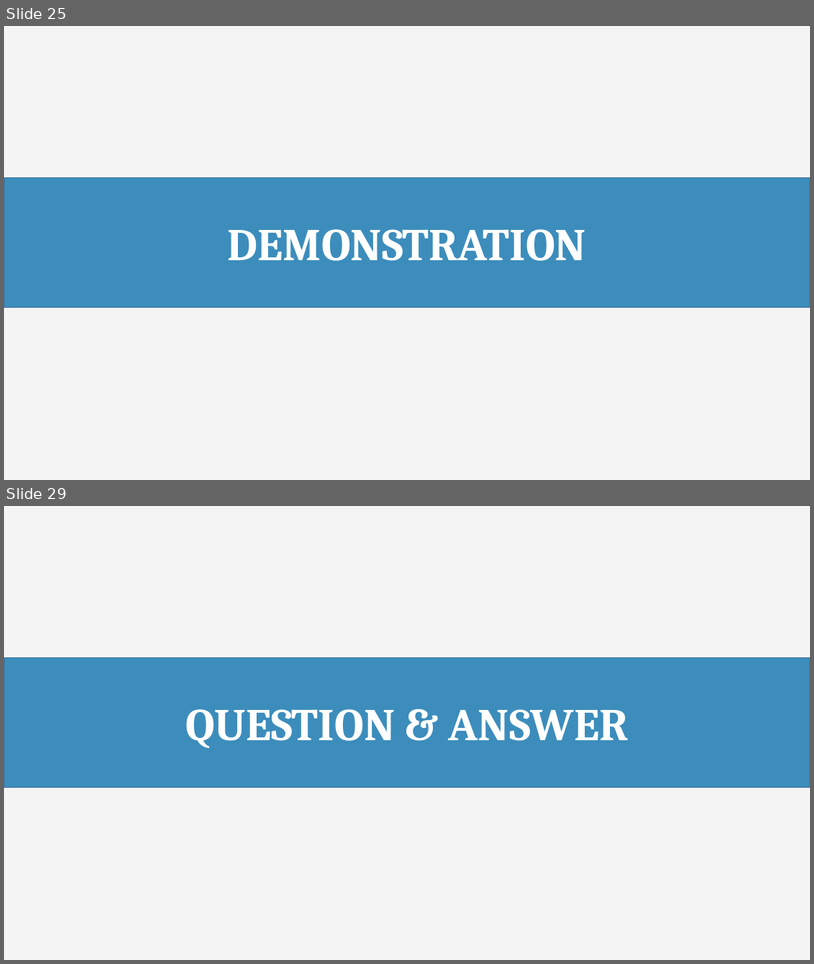
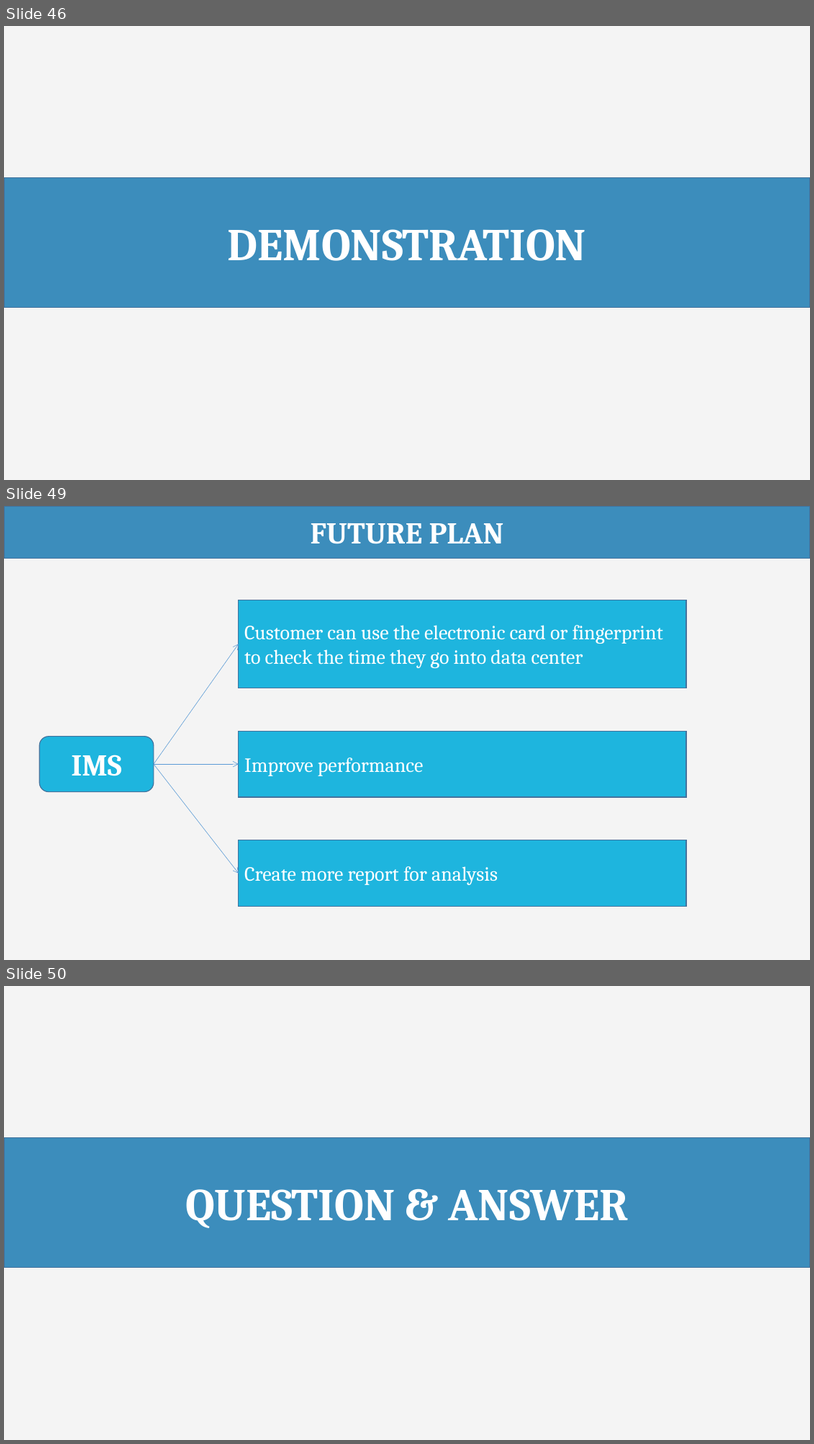
Before and after one commit to haltt051093/IMS-datacenter, a slide deck: Document/Presentation/IMS_20160407_Presentation.pptx. Shown one above the other, each under a label of ours: slides 25 and 29 before the commit, slides 46, 49 and 50 after it; the slides between them are not shown. The pictures are 814x964 and 814x1444 pixels, drawn with LibreOffice and Linux fonts; fonts in the diff are those of the drawing. Boxes give left, top, right and bottom in pixels: in the first picture for what was removed or moved away, otherwise in the second. Text is boxed around its words. In the diff, an @@ line names an element or a change of style, - is before the commit and + after.

```diff
--- a/Document/Presentation/IMS_20160407_Presentation.pptx
+++ b/Document/Presentation/IMS_20160407_Presentation.pptx
@@ slide 49 added at bbox=[4, 506, 810, 960], background #F4F4F4 @@
@@ rectangle added at bbox=[4, 506, 810, 558], fill #3C8DBC, outline #43739E 1 pt, 36 pt, text #FFFFFF, bold @@
+FUTURE PLAN
@@ rectangle added at bbox=[239, 600, 687, 687], fill #1EB5DE, outline #43739E 1 pt, 24 pt, text #FFFFFF @@
+Customer can use the electronic card or fingerprint to check the time they go into data center
@@ arrow added from (154, 764) to (239, 644), #5B9BD5 0.5 pt @@
@@ rounded rectangle added at bbox=[40, 736, 154, 792], fill #1EB5DE, outline #43739E 1 pt, 36 pt, text #FFFFFF, bold @@
+IMS
@@ rectangle added at bbox=[239, 731, 687, 797], fill #1EB5DE, outline #43739E 1 pt, 24 pt, text #FFFFFF @@
+Improve performance
@@ arrow added from (154, 764) to (239, 764), #5B9BD5 0.5 pt @@
@@ arrow added from (154, 764) to (239, 873), #5B9BD5 0.5 pt @@
@@ rectangle added at bbox=[239, 840, 687, 906], fill #1EB5DE, outline #43739E 1 pt, 24 pt, text #FFFFFF @@
+Create more report for analysis
@@ what was slide 25 is now slide 46 @@
@@ what was slide 29 is now slide 50 @@
```
Also in this commit, not shown: 12 slides changed, 35 other slides added, 8 slides removed.
